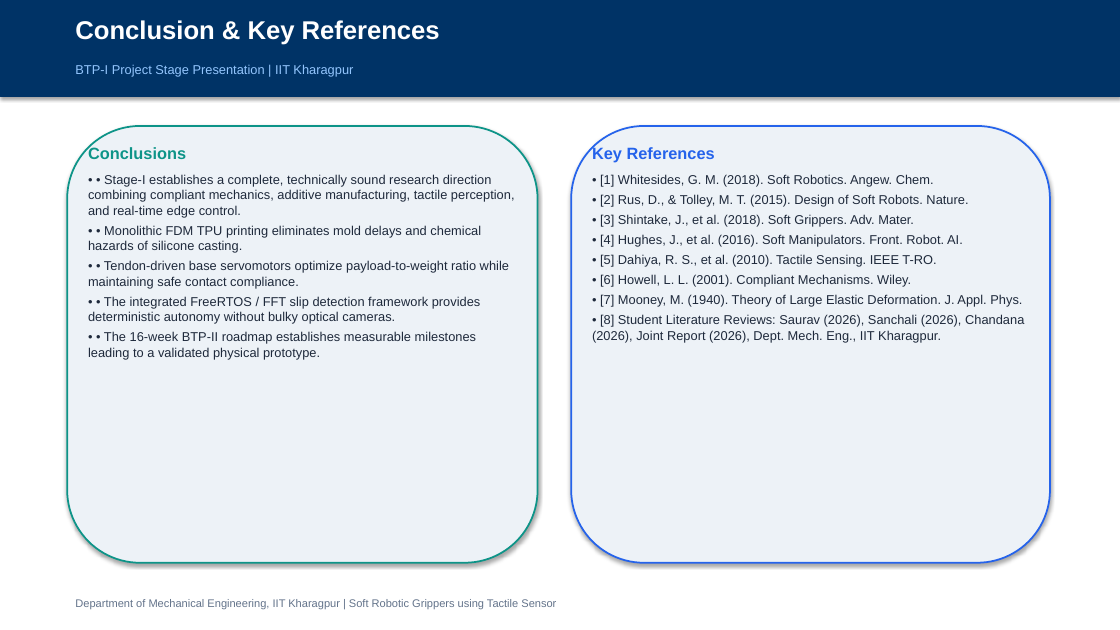
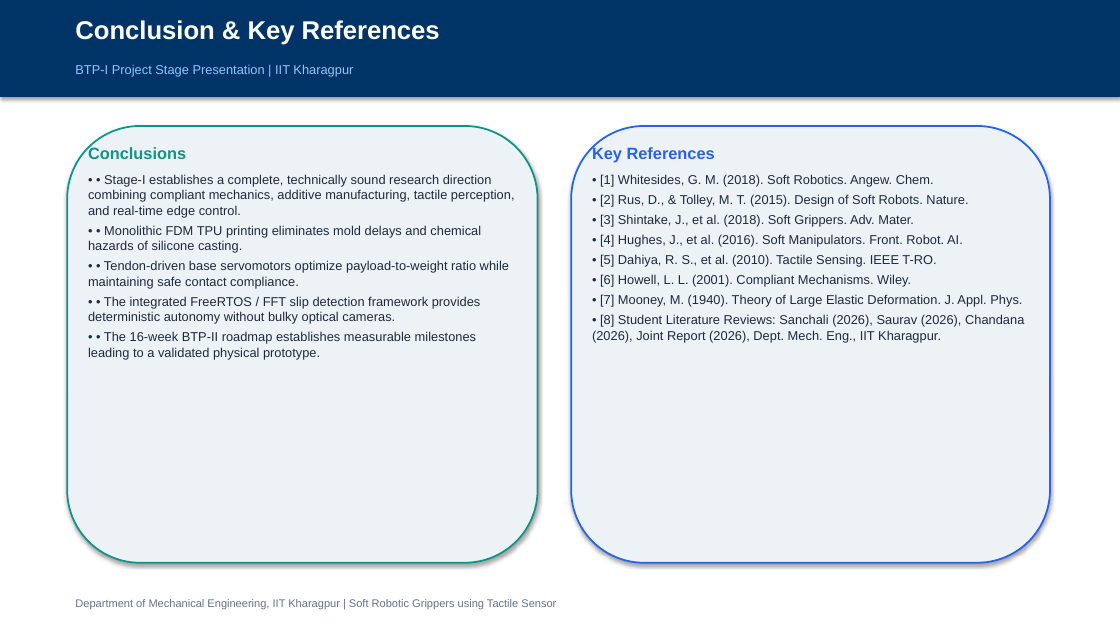
Before and after one commit to Saurx9611/BTP, a slide deck: slide 18 of Final Deliverables/BTP_Presentation_Soft_Robotic_Gripper.pptx. Drawn at 1120x630 pixels with LibreOffice and Linux fonts; fonts in the diff are those of the drawing. Boxes give left, top, right and bottom in pixels: in the first picture for what was removed or moved away, otherwise in the second. Text is boxed around its words. In the diff, an @@ line names an element or a change of style, - is before the commit and + after.

Commit message:
Switch roles between Sanchali and Saurav across Report, Presentation, and Defense Script: Sanchali now leads Actuation and Kinematics; Saurav now leads Tactile Transduction, Embedded Sensing, and Slip Control

```diff
--- a/Final Deliverables/BTP_Presentation_Soft_Robotic_Gripper.pptx
+++ b/Final Deliverables/BTP_Presentation_Soft_Robotic_Gripper.pptx
@@ text at [592,314,1024,343]: text changed @@
-• [8] Student Literature Reviews: Saurav (2026), Sanchali (2026), Chandana (2026), Joint Report (2026), Dept. Mech. Eng., IIT Kharagpur.
+• [8] Student Literature Reviews: Sanchali (2026), Saurav (2026), Chandana (2026), Joint Report (2026), Dept. Mech. Eng., IIT Kharagpur.
```
Also in this commit, not shown: 1 other slide changed, 20 other files.
